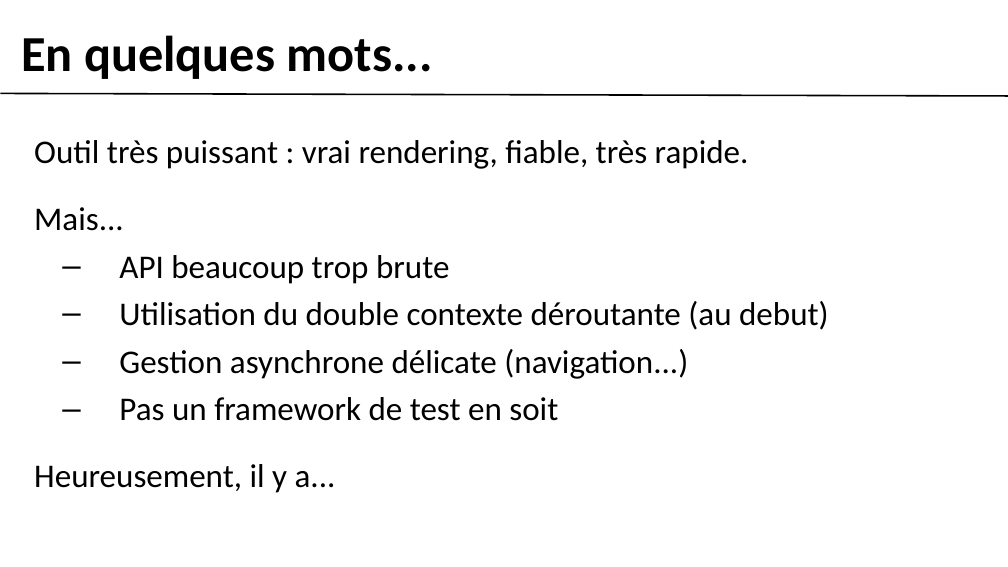
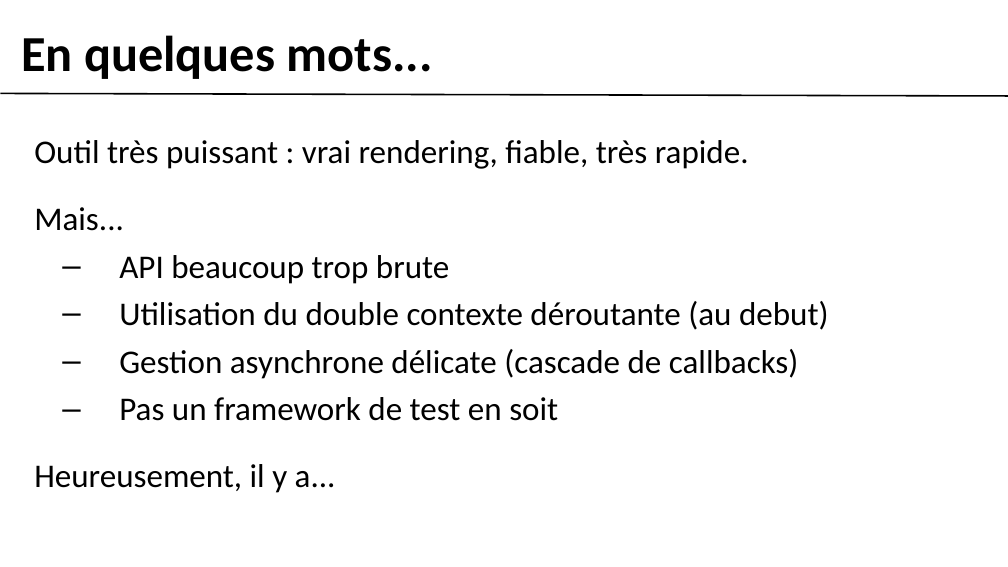
Before and after one commit to gobengo/devoxx-panorama-js-testing, a slide deck: slide 9 of doc/phantom_part.ppt. Drawn at 1008x567 pixels with LibreOffice and Linux fonts; fonts in the diff are those of the drawing; background and template pictures are left out. Boxes give left, top, right and bottom in pixels: in the first picture for what was removed or moved away, otherwise in the second. Text is boxed around its words. In the diff, an @@ line names an element or a change of style, - is before the commit and + after.

```diff
--- a/doc/phantom_part.ppt
+++ b/doc/phantom_part.ppt
@@ text at (119, 255, 829, 421): indent changed @@
@@ text at (119, 349, 799, 379): text changed @@
-  – Gestion asynchrone délicate (navigation...)
+  – Gestion asynchrone délicate (cascade de callbacks)
```
Also in this commit, not shown: 5 other slides changed, 3 slides added, 3 slides removed, 8 other files.
